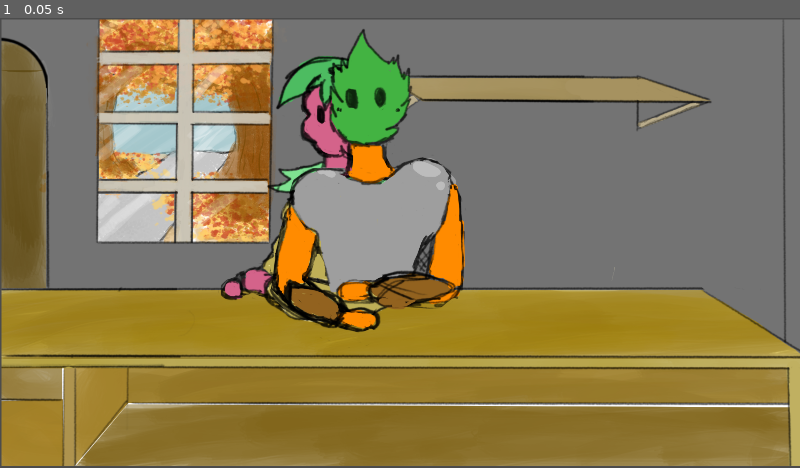
Above: before the commit, frame 1.
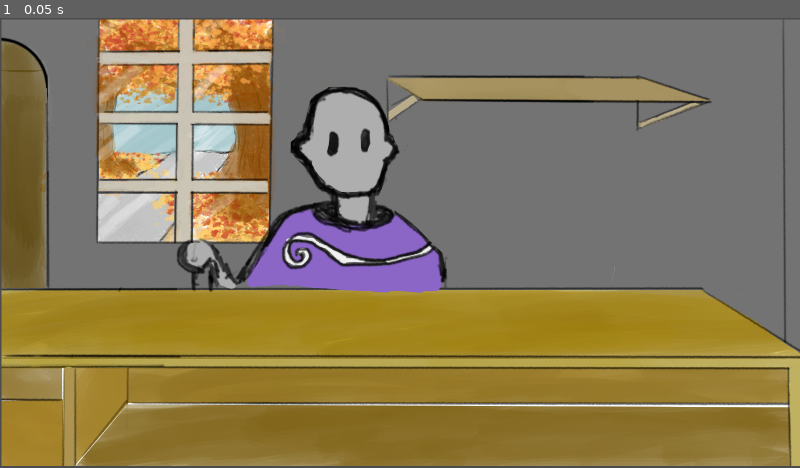
Above: after the commit, the same moment.

Repository: Raphahel/CozyFallJam
Game: Godot game, scene res://Scenes/ShopClients.tscn
Same seed, same stepped clock (60 frames per second), same inputs: the game is played once before the commit and once after it. The project has no main scene, so this scene is started directly.
Inputs:
- Up to frame 1 (0.05 s): no input

The runs differ from the first frame. In frame 1, 12% of the frame differs, in the area x 22-59%, y 2-70%.

Commit message:
modif shop clients

Diff:
--- a/Scenes/ShopClients.tscn
+++ b/Scenes/ShopClients.tscn
@@ -40,6 +40,7 @@
 texture = ExtResource( 4 )
 
 [node name="SpriteClient5" type="Sprite" parent="."]
+visible = false
 position = Vector2( 815, 555 )
 scale = Vector2( 0.827344, 0.748611 )
 texture = ExtResource( 5 )
--- a/Scripts/ShopClient.gd
+++ b/Scripts/ShopClient.gd
@@ -4,8 +4,8 @@
 var first_name
 var dialogue
 var potion
-var price_modif
-var sprite = 1
+var final_price
+var sprite
 
 """func _init(var fn, var diag,var pot):
 	first_name = fn
@@ -16,11 +16,11 @@
 
 var liste_dialogues = []
 
-var liste_dial_sleep = ["I haven't slept for a few days, I w …(281 unchanged characters)… y neighbour sleep so I can kill bubulle.I want a sleep potion"]
+var liste_dial_sleep = ["I haven't slept for a few days, I w …(281 unchanged characters)… y neighbour sleep so I can kill bubulle. I want a sleep potion"]
 
 var liste_dial_health = ["My brother fell from a tree, I need a healing potion please","I just made a paper cut, could I have a healing potion ?","I tripped in a hole and twisted my ankle, a healing potion please.","My neighbour just poisoned Bubulle I need to heal him."]
 
-var liste_dial_poison = ["Is it possible to take a potionwithout you knowing which one ? No ? That's intrusive, disrespectful, in short, unacceptable. Give mesome poison.","My roommate keeps making  …(216 unchanged characters)…
+var liste_dial_poison = ["Is it possible to take a potion without you knowing which one ? No ? That's intrusive, disrespectful, in short, unacceptable. Give me some poison.","My roommate keeps making  …(216 unchanged characters)…
 
 var liste_dial_strength = ["Hi, I need to open a jar of jam, that means I need a strength potion, please.","The wall ke …(245 unchanged characters)…
 
@@ -28,11 +28,34 @@
 
 var liste_dial_hydration = ["I spend my time forgetting to drink and I ended up at the hospice because of that, could I have a hydration potion.","I need to hydrate my fish bubulle, can I have a hydration potion ?", "I'm thirsty, gimme some strong water"]
 
-var liste_dial_forgetfulness = ["I have to forget bubulle's  …(194 unchanged characters)…  people with sausages instead of fingers"]
+var liste_dial_forgetfulness = ["I have to forget bubulle's  …(194 unchanged characters)…  people with sausages instead of fingers. Please, give me a potion of forgetfulness"]
 
 var liste_dial_night_vision = ["I want to go hunt a platypus, and I need a night vision potion","I have to infiltrate m …(191 unchanged characters)…
 
+var liste_names = ["Alaric", "Edmond", "Bubulle", "Kestria", "Fleya", "Kassemir", "Killan", "Ligh", "Othid", "Seiren", "Orthur", "Zale", "Pollo", "Fianna", "Cylix", "Pew", "Lyndys", "Nokon", "Nikon", "Eugan", "Yole", "Kalen", "Zand", "Kirlia", "Dara", "Ellan", "Wendi", "Carwel", "Grym", "Dyso"]
+
 func _ready():
+	randomize()
+	sprite = randi() % NB_SPRITE + 1
 	var sprite_name = "SpriteClient" + str(sprite)
-	print(sprite_name)
 	get_node(sprite_name).show()
+	first_name = liste_names[randi()%30]
+	potion = randi()%8
+	print(potion)
+	if potion == 0 :
+		dialogue = liste_dial_health[randi()%4]
+	if potion == 1 :
+		dialogue = liste_dial_poison[randi()%4]
+	if potion == 2 :
+		dialogue = liste_dial_strength[randi()%4]
+	if potion == 3 :
+		dialogue = liste_dial_growth[randi()%4]
+	if potion == 4 :
+		dialogue = liste_dial_sleep[randi()%4]
+	if potion == 5 :
+		dialogue = liste_dial_forgetfulness[randi()%3]
+	if potion == 6 :
+		dialogue = liste_dial_night_vision[randi()%3]
+	if potion == 7 :
+		dialogue = liste_dial_hydration[randi()%3]
+	final_price = float(randi() % 125 + 75)/100 * globalVariable.Prices[potion]
